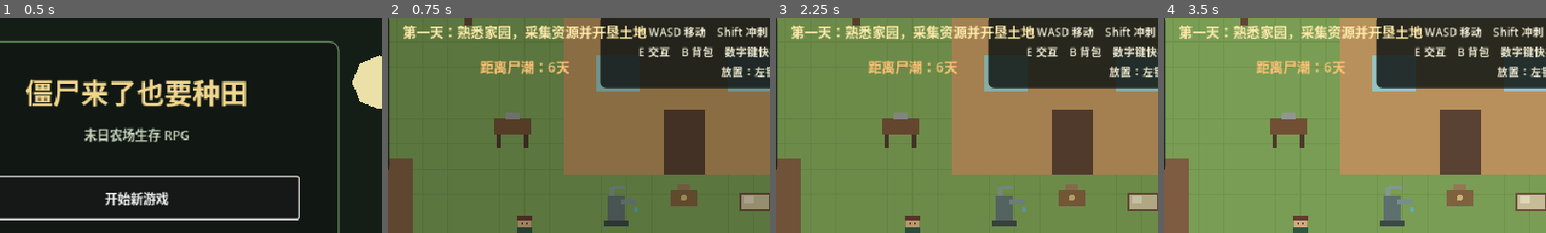
Above: before the commit, frames 1-4 (left to right).
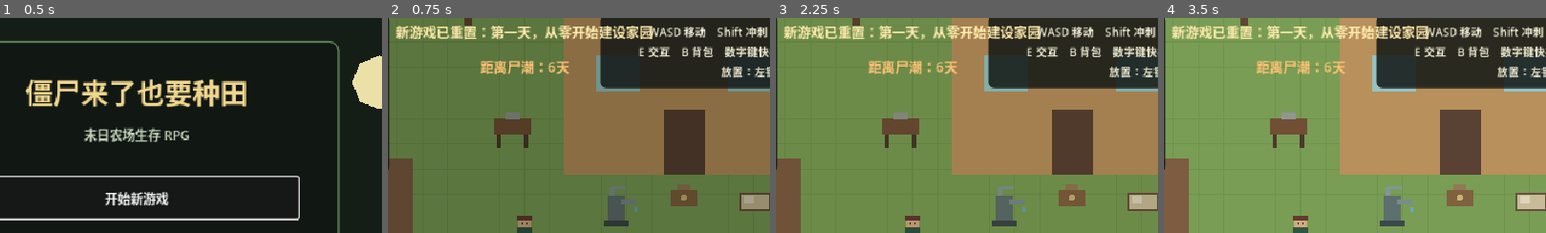
Above: after the commit, the same moments.

Repository: fanfanhappy/zombie-farm-survival
Game: Godot game, scene res://scenes/ui/main_menu.tscn
Same seed, same stepped clock (60 frames per second), same inputs: the game is played once before the commit and once after it.
Inputs:
- Up to frame 1 (0.5 s): no input
- Up to frame 2 (0.75 s): click "开始新游戏" at 0.5 s
- Up to frame 3 (2.25 s): click "1 空槽位" at 1.25 s; click "2 空槽位" at 2 s
- Up to frame 4 (3.5 s): click "3 空槽位" at 2.75 s
The pictures show only the part of the screen within x 32-82%, y 4-54%; the shares and areas given below are measured in that part.

Frame 1 is identical in both runs. In frame 2, 3.1% of the frame differs, in the area x 2-70%, y 3-11%; in frame 3, 3.0%; in frame 4, 3.0%.

Commit message:
完善新游戏全系统数据重置

Diff:
--- a/scripts/actors/player/player_controller.gd
+++ b/scripts/actors/player/player_controller.gd
@@ -121,6 +121,26 @@
 	thirst_changed.emit(thirst, max_thirst)
 
 
+func reset_for_new_game(at_position: Vector2) -> void:
+	global_position = at_position
+	level = 1
+	experience = 0
+	max_health = 100.0
+	health = max_health
+	max_stamina = 100.0
+	stamina = max_stamina
+	hunger = max_hunger
+	thirst = max_thirst
+	well_fed_time = 0.0
+	environment_thirst_multiplier = 1.0
+	equip_weapon("wooden_club", "木棒", 25.0)
+	health_changed.emit(health, max_health)
+	stamina_changed.emit(stamina, max_stamina)
+	hunger_changed.emit(hunger, max_hunger)
+	thirst_changed.emit(thirst, max_thirst)
+	level_changed.emit(level, experience, get_next_level_experience())
+
+
 func heal(amount: float) -> void:
 	health = minf(health + amount, max_health)
 	health_changed.emit(health, max_health)
--- a/scripts/core/game_controller.gd
+++ b/scripts/core/game_controller.gd
@@ -73,10 +73,37 @@
 	$HUD/PauseOverlay/PausePanel/Margin/Buttons/Load.pressed.connect(load_game)
 	$HUD/PauseOverlay/PausePanel/Margin/Buttons/Quit.pressed.connect(get_tree().quit)
 	_update_hud()
-	if SaveSystem.consume_load_request():
-		load_game()
-	else:
-		show_message("第一天：熟悉家园，采集资源并开垦土地")
+	var start_mode := SaveSystem.consume_start_mode()
+	if start_mode == "continue": load_game()
+	else: reset_for_new_game()
+
+
+func reset_for_new_game() -> void:
+	day = 1
+	day_progress = 0.25
+	last_hour = -1
+	night_spawned = false
+	kills = 0
+	hordes_survived = 0
+	horde_system.cancel_horde()
+	for zombie in get_tree().get_nodes_in_group("zombies"): zombie.queue_free()
+	for defense in get_tree().get_nodes_in_group("defenses"): defense.queue_free()
+	for chest in get_tree().get_nodes_in_group("storage_chests"): chest.queue_free()
+	for trap in get_tree().get_nodes_in_group("snare_traps"): trap.queue_free()
+	for ground_item in get_tree().get_nodes_in_group("ground_items"): ground_item.queue_free()
+	for plot in get_tree().get_nodes_in_group("farm_plots"): (plot as FarmPlot).reset_for_new_game()
+	inventory.reset_for_new_game(STARTING_ITEMS)
+	objective_system.reset_for_new_game()
+	player.reset_for_new_game(PLAYER_HOME)
+	if is_instance_valid(homestead): homestead.restore_full()
+	weather_system.choose_weather_for_day(day)
+	inventory_ui.close_backpack()
+	storage_ui.close_storage()
+	crafting_panel.visible = false
+	placement_system.cancel_placement()
+	_set_player_control(true)
+	_update_hud()
+	show_message("新游戏已重置：第一天，从零开始建设家园")
 
 
 func _process(delta: float) -> void:
--- a/scripts/systems/inventory/inventory_system.gd
+++ b/scripts/systems/inventory/inventory_system.gd
@@ -24,6 +24,11 @@
 		if amount > 0:
 			items[item_id] = amount
 	inventory_changed.emit()
+
+
+func reset_for_new_game(starting_items: Dictionary) -> void:
+	_reset_hotbar()
+	initialize(starting_items)
 
 
 func add_item(item_id: String, amount: int) -> int:
--- a/scripts/systems/objectives/objective_system.gd
+++ b/scripts/systems/objectives/objective_system.gd
@@ -33,6 +33,13 @@
 
 func create_save_data() -> Dictionary:
 	return {"current_index": current_index, "completed_ids": completed_ids.duplicate()}
+
+
+func reset_for_new_game() -> void:
+	current_index = 0
+	completed_ids.clear()
+	evaluation_time = 0.0
+	_emit_current_text()
 
 
 func restore_save_data(data: Dictionary) -> void:
--- a/scripts/systems/save/save_system.gd
+++ b/scripts/systems/save/save_system.gd
@@ -2,7 +2,7 @@
 extends RefCounted
 
 const SAVE_PATH := "user://prototype_save.json"
-static var load_on_game_start := false
+static var pending_start_mode := ""
 
 
 static func has_save() -> bool:
@@ -10,19 +10,19 @@
 
 
 static func delete_save() -> bool:
-	load_on_game_start = false
+	pending_start_mode = ""
 	if not has_save(): return true
 	return DirAccess.remove_absolute(ProjectSettings.globalize_path(SAVE_PATH)) == OK
 
 
 static func request_start(load_existing_save: bool) -> void:
-	load_on_game_start = load_existing_save
+	pending_start_mode = "continue" if load_existing_save else "new"
 
 
-static func consume_load_request() -> bool:
-	var requested := load_on_game_start
-	load_on_game_start = false
-	return requested
+static func consume_start_mode() -> String:
+	var mode := pending_start_mode
+	pending_start_mode = ""
+	return mode
 
 
 static func save_game(data: Dictionary) -> bool:
--- a/scripts/world/farming/farm_plot.gd
+++ b/scripts/world/farming/farm_plot.gd
@@ -77,6 +77,15 @@
 	queue_redraw()
 
 
+func reset_for_new_game() -> void:
+	state = PlotState.EMPTY
+	watered = false
+	growth_days = 0
+	crop_id = ""
+	crop_data = {}
+	queue_redraw()
+
+
 func get_crop_name() -> String:
 	return crop_data.get("name", "作物")
 
Not shown, changed: README.md
